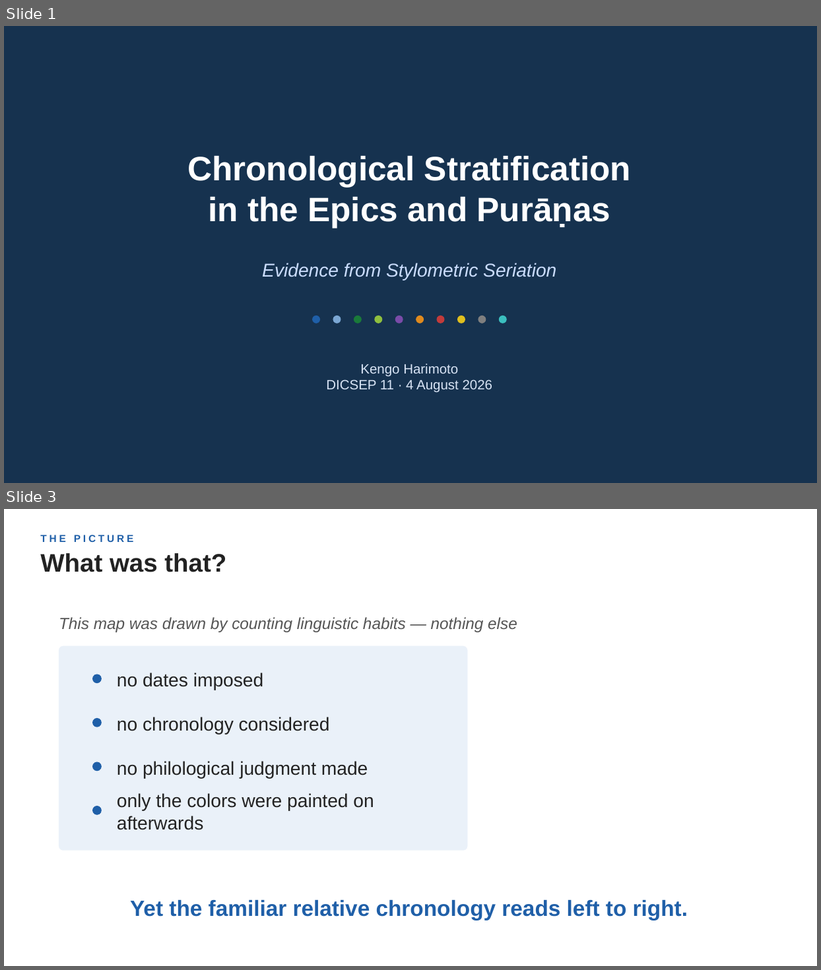
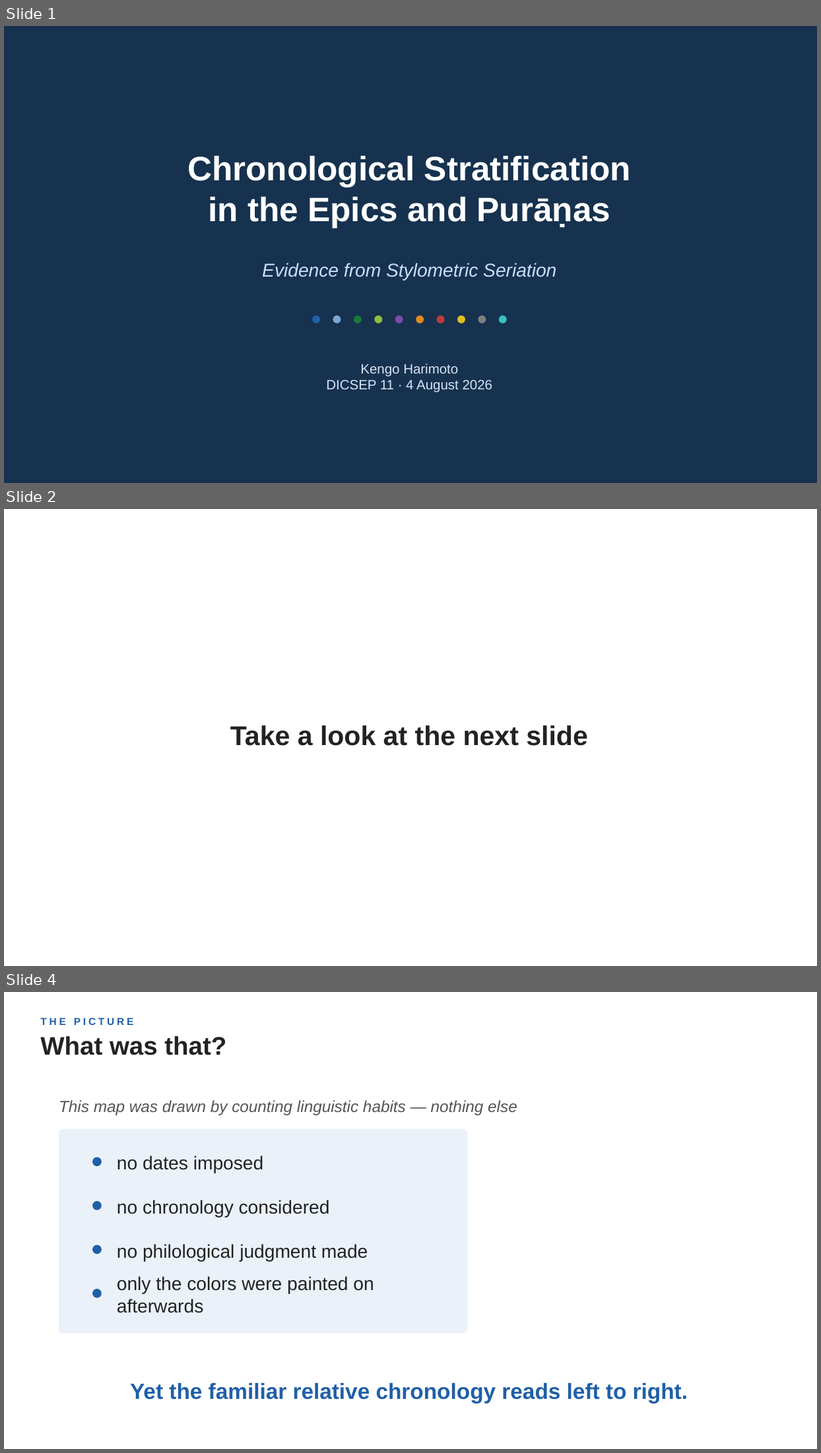
Before and after one commit to kengoharimoto/stylometry-experiments, a slide deck: materials/presentation_2026/chronology_stratification.pptx. Shown one above the other, each under a label of ours: slides 1 and 3 before the commit, slides 1, 2 and 4 after it; the slides between them are not shown. The pictures are 821x970 and 821x1453 pixels, drawn with LibreOffice and Linux fonts; fonts in the diff are those of the drawing. Boxes give left, top, right and bottom in pixels: in the first picture for what was removed or moved away, otherwise in the second. Text is boxed around its words. In the diff, an @@ line names an element or a change of style, - is before the commit and + after.

```diff
--- a/materials/presentation_2026/chronology_stratification.pptx
+++ b/materials/presentation_2026/chronology_stratification.pptx
@@ slide 2 added at <box>4,509,817,966</box>, background #FFFFFF @@
@@ text added at <box>230,725,588,746</box>, 32 pt, text #222222, bold @@
+Take a look at the next slide
@@ what was slide 3 is now slide 4 @@
```
Also in this commit, not shown: 11 slides changed, 1 other slide added, 1 slide removed, 6 other files.
